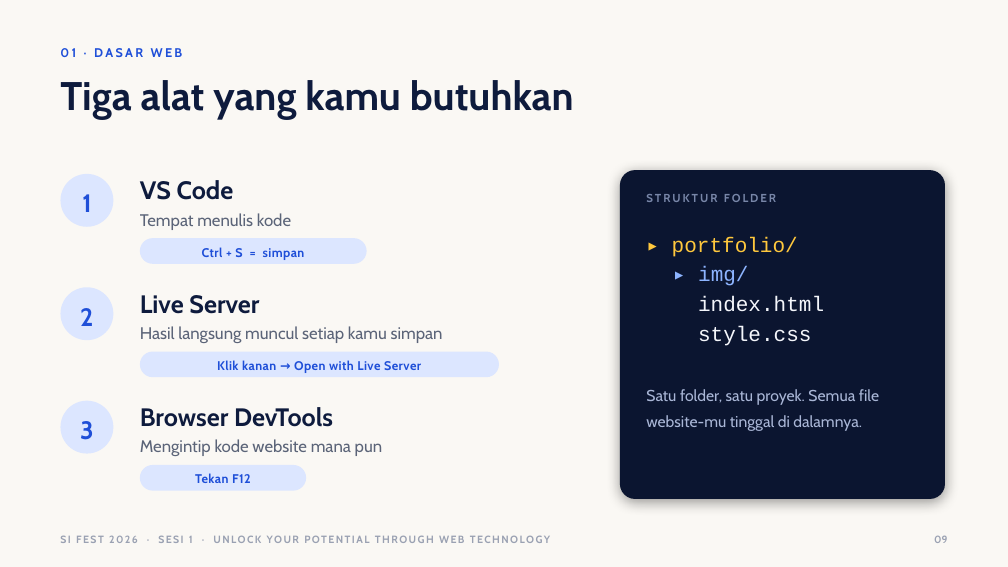
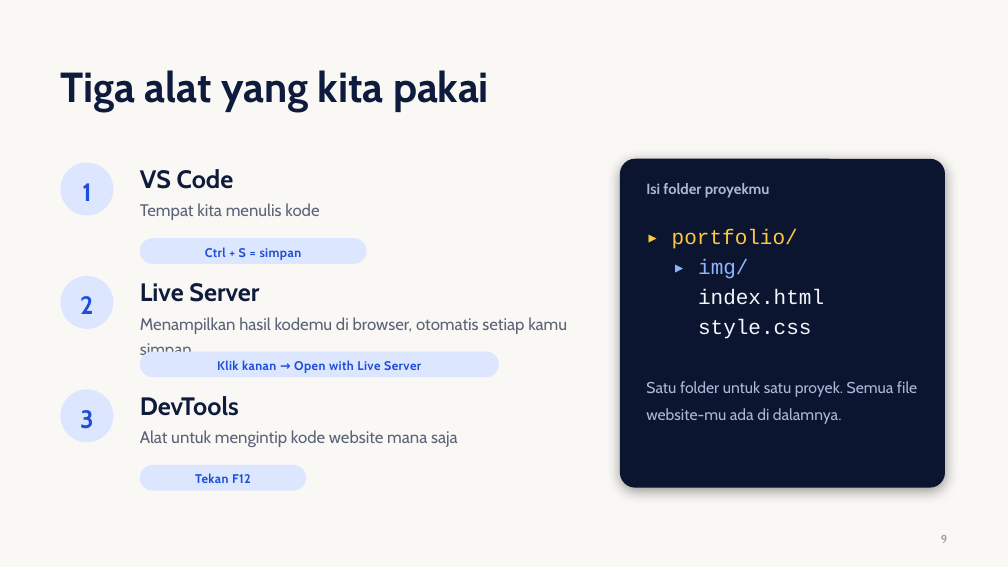
Before and after one commit to RifkiFrds/Seminar, a slide deck: slide 9 of seminar-sifest/SI-Fest-2026-Sesi1.pptx. Drawn at 1008x567 pixels with LibreOffice and Linux fonts; fonts in the diff are those of the drawing. Boxes give left, top, right and bottom in pixels: in the first picture for what was removed or moved away, otherwise in the second. Text is boxed around its words. In the diff, an @@ line names an element or a change of style, - is before the commit and + after.

```diff
--- a/seminar-sifest/SI-Fest-2026-Sesi1.pptx
+++ b/seminar-sifest/SI-Fest-2026-Sesi1.pptx
@@ text removed at [60, 48, 183, 57] @@
-01 · DASAR WEB
@@ text at [60, 70, 489, 112]: text changed; size 38 to 40 pt @@
-Tiga alat yang kamu butuhkan
+Tiga alat yang kita pakai
@@ text at [140, 203, 319, 220]: text changed @@
-Tempat menulis kode
+Tempat kita menulis kode
@@ text at [646, 183, 770, 198]: text changed; size 11 to 14 pt; text colour #7886A8 to #A9B6D6 @@
-STRUKTUR FOLDER
+Isi folder proyekmu
@@ text "▸ img/": place and size @@
-text "▸ img/" at [698, 266, 748, 286]
+text "▸ img/" at [698, 259, 748, 279]
@@ 7 texts, 3 ellipses, 1 rounded rectangle: place and size @@
-7 texts, 3 ellipses, 1 rounded rectangle at [60, 170, 945, 499]
+7 texts, 3 ellipses, 1 rounded rectangle at [60, 159, 945, 488]
@@ text at [140, 317, 567, 355]: text changed @@
-Hasil langsung muncul setiap kamu simpan
+Menampilkan hasil kodemu di browser, otomatis setiap kamu simpan
@@ text "style.css": place and size @@
-text "style.css" at [698, 326, 812, 346]
+text "style.css" at [698, 319, 812, 339]
@@ text at [646, 381, 917, 424]: text changed @@
-Satu folder, satu proyek. Semua file website-mu tinggal di dalamnya.
+Satu folder untuk satu proyek. Semua file website-mu ada di dalamnya.
@@ text at [140, 396, 239, 416]: text changed @@
-Browser DevTools
+DevTools
@@ text at [140, 430, 458, 447]: text changed @@
-Mengintip kode website mana pun
+Alat untuk mengintip kode website mana saja
@@ text removed at [60, 535, 550, 543] @@
-SI FEST 2026 · SESI 1 · UNLOCK YOUR POTENTIAL THROUGH WEB TECHNOLOGY
@@ text at [941, 535, 948, 543]: text changed; size 10 to 11 pt @@
-09
+9
```
Also in this commit, not shown: 32 other slides changed, 1 slide added, 52 other files.
